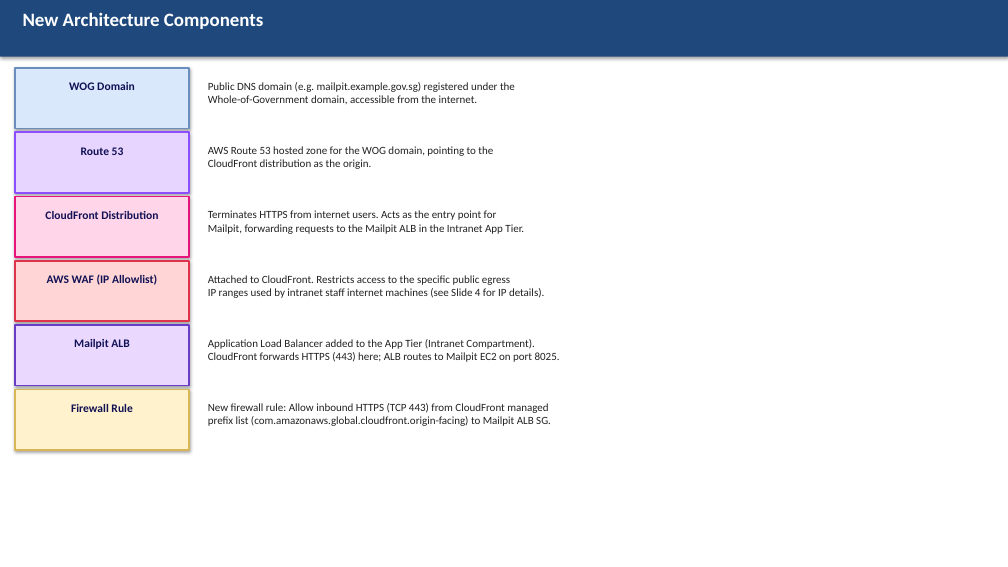
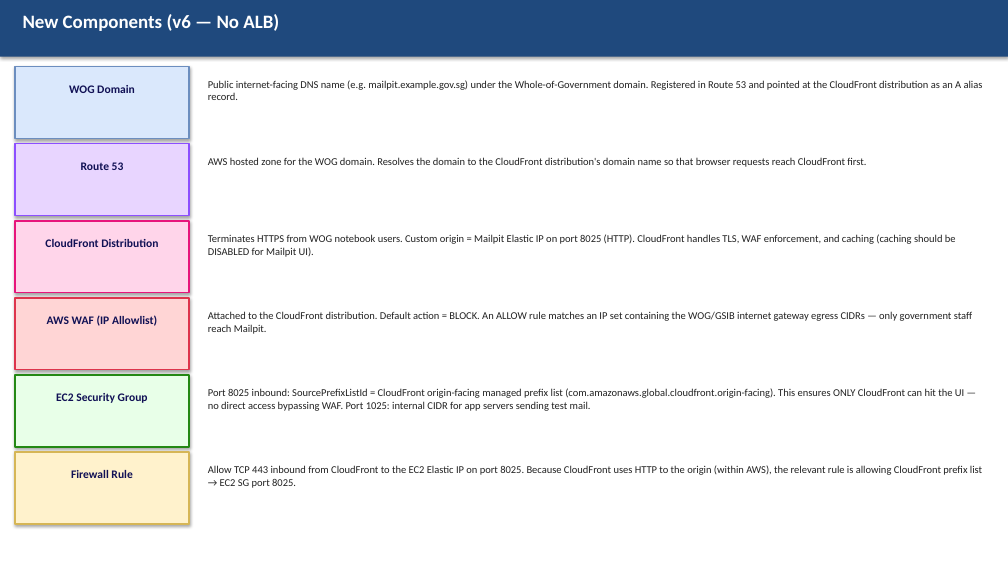
Before and after one commit to kktanws1-cpu/Cloudwatchdashboard, a slide deck: slide 3 of infrastructure/mailpit/Mailpit_Architecture_Update.pptx. Drawn at 1008x567 pixels with LibreOffice and Linux fonts; fonts in the diff are those of the drawing. Boxes give left, top, right and bottom in pixels: in the first picture for what was removed or moved away, otherwise in the second. Text is boxed around its words. In the diff, an @@ line names an element or a change of style, - is before the commit and + after.

```diff
--- a/infrastructure/mailpit/Mailpit_Architecture_Update.pptx
+++ b/infrastructure/mailpit/Mailpit_Architecture_Update.pptx
@@ text at (x1=23, y1=14, x2=279, y2=31): text changed @@
-New Architecture Components
+New Components (v6 — No ALB)
@@ rectangle resized from (x1=15, y1=68, x2=189, y2=129) to (x1=15, y1=67, x2=189, y2=138) @@
@@ text at (x1=208, y1=80, x2=983, y2=100): text changed; size 10.5 to 10 pt @@
-Public DNS domain (e.g. mailpit.example.gov.sg) registered under the
-Whole-of-Government domain, accessible from the internet.
+Public internet-facing DNS name (e.g. mailpit.example.gov.sg) under the Whole-of-Government domain. Registered in Route 53 and pointed at the CloudFront distribution as an A alias record.
@@ rectangle resized from (x1=15, y1=132, x2=189, y2=193) to (x1=15, y1=144, x2=189, y2=216) @@
@@ text "Route 53" moved from (x1=81, y1=147, x2=124, y2=155) to (x1=81, y1=162, x2=124, y2=170) @@
@@ text at (x1=208, y1=157, x2=866, y2=167): text changed; size 10.5 to 10 pt @@
-AWS Route 53 hosted zone for the WOG domain, pointing to the
-CloudFront distribution as the origin.
+AWS hosted zone for the WOG domain. Resolves the domain to the CloudFront distribution's domain name so that browser requests reach CloudFront first.
@@ rectangle resized from (x1=15, y1=197, x2=189, y2=257) to (x1=15, y1=221, x2=189, y2=293) @@
@@ text "CloudFront Distribution" moved from (x1=45, y1=211, x2=158, y2=219) to (x1=45, y1=239, x2=158, y2=247) @@
@@ text at (x1=208, y1=234, x2=956, y2=257): text changed; size 10.5 to 10 pt @@
-Terminates HTTPS from internet users. Acts as the entry point for
-Mailpit, forwarding requests to the Mailpit ALB in the Intranet App Tier.
+Terminates HTTPS from WOG notebook users. Custom origin = Mailpit Elastic IP on port 8025 (HTTP). CloudFront handles TLS, WAF enforcement, and caching (caching should be DISABLED for Mailpit UI).
@@ rectangle resized from (x1=15, y1=261, x2=189, y2=321) to (x1=15, y1=298, x2=189, y2=370) @@
@@ text "AWS WAF (IP Allowlist)" moved from (x1=47, y1=274, x2=157, y2=285) to (x1=47, y1=315, x2=157, y2=326) @@
@@ text at (x1=208, y1=311, x2=972, y2=334): text changed; size 10.5 to 10 pt @@
-Attached to CloudFront. Restricts access to the specific public egress
-IP ranges used by intranet staff internet machines (see Slide 4 for IP details).
+Attached to the CloudFront distribution. Default action = BLOCK. An ALLOW rule matches an IP set containing the WOG/GSIB internet gateway egress CIDRs — only government staff reach Mailpit.
@@ rectangle resized from (x1=15, y1=325, x2=189, y2=386) to (x1=15, y1=375, x2=189, y2=447) @@
@@ rectangle at (x1=15, y1=375, x2=189, y2=447): fill #EAD8FF to #E8FFE8; outline #693CC5 1.5 pt to #248814 1.5 pt @@
@@ text at (x1=208, y1=388, x2=964, y2=411): text changed; size 10.5 to 10 pt @@
-Application Load Balancer added to the App Tier (Intranet Compartment).
-CloudFront forwards HTTPS (443) here; ALB routes to Mailpit EC2 on port 8025.
+Port 8025 inbound: SourcePrefixListId = CloudFront origin-facing managed prefix list (com.amazonaws.global.cloudfront.origin-facing). This ensures ONLY CloudFront can hit the UI — no direct access bypassing WAF. Port 1025: internal CIDR for app servers sending test mail.
@@ text at (x1=56, y1=393, x2=148, y2=403): text changed @@
-Mailpit ALB
+EC2 Security Group
@@ rectangle resized from (x1=15, y1=389, x2=189, y2=450) to (x1=15, y1=452, x2=189, y2=524) @@
@@ text "Firewall Rule" moved from (x1=71, y1=404, x2=132, y2=412) to (x1=71, y1=470, x2=132, y2=478) @@
@@ text at (x1=208, y1=465, x2=982, y2=488): text changed; size 10.5 to 10 pt @@
-New firewall rule: Allow inbound HTTPS (TCP 443) from CloudFront managed
-prefix list (com.amazonaws.global.cloudfront.origin-facing) to Mailpit ALB SG.
+Allow TCP 443 inbound from CloudFront to the EC2 Elastic IP on port 8025. Because CloudFront uses HTTP to the origin (within AWS), the relevant rule is allowing CloudFront prefix list → EC2 SG port 8025.
```
Also in this commit, not shown: 3 other slides changed, 1 slide added, 1 slide removed, 2 other files.
